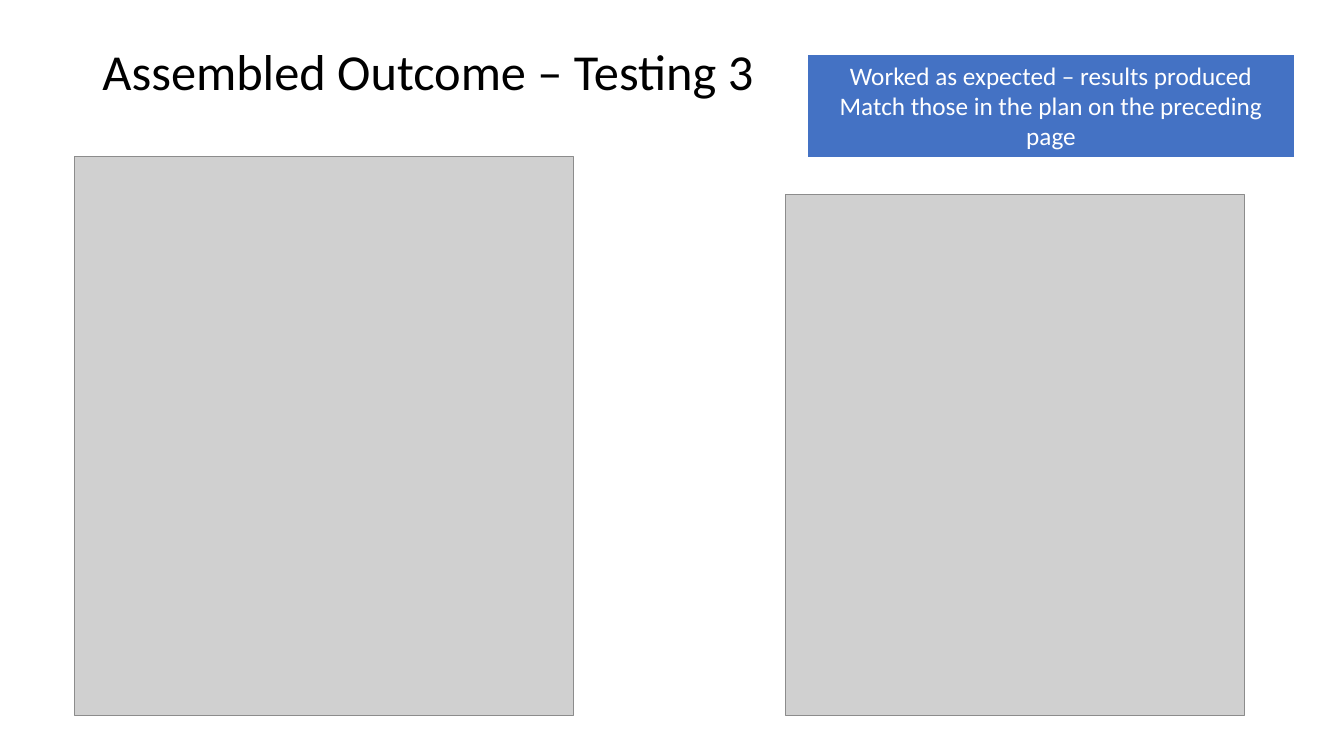
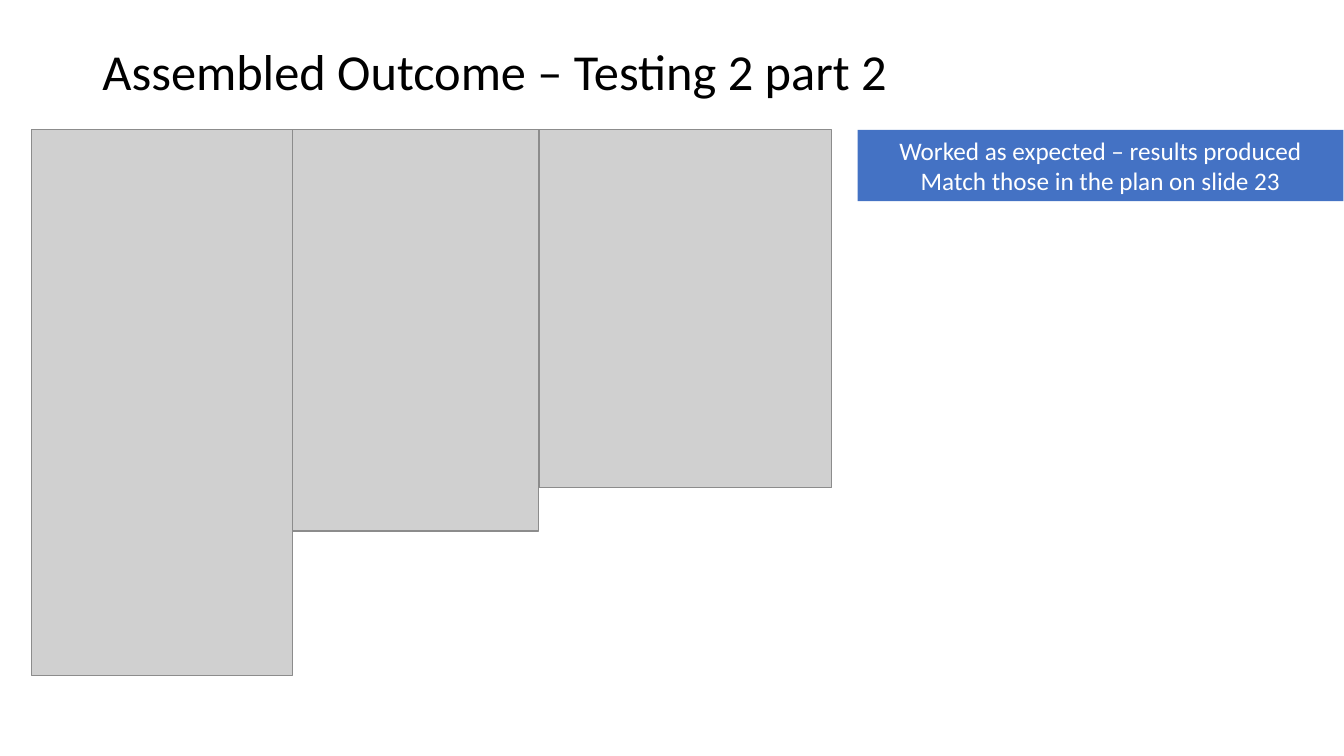
Before and after one commit to twschool/Assessment, a slide deck: slide 25 of Maori quiz documentation.pptx (slide 34 before the commit). Drawn at 1344x756 pixels with LibreOffice and Linux fonts; fonts in the diff are those of the drawing; grey boxes stand for pictures. Boxes give left, top, right and bottom in pixels: in the first picture for what was removed or moved away, otherwise in the second. Text is boxed around its words. In the diff, an @@ line names an element or a change of style, - is before the commit and + after.

```diff
--- a/Maori quiz documentation.pptx
+++ b/Maori quiz documentation.pptx
@@ title at bbox=[102, 55, 887, 99]: text changed @@
-Assembled Outcome – Testing 3
+Assembled Outcome – Testing 2 part 2
@@ picture added at bbox=[32, 130, 292, 677] @@
@@ picture added at bbox=[292, 130, 539, 531] @@
@@ picture added at bbox=[539, 130, 833, 488] @@
@@ rectangle "Worked as expected – results ...": place and size @@
-rectangle "Worked as expected – results ..." at bbox=[809, 55, 1295, 157]
+rectangle "Worked as expected – results ..." at bbox=[858, 130, 1344, 202]
@@ picture removed at bbox=[75, 157, 574, 716] @@
@@ text in rectangle at bbox=[921, 172, 1280, 194]: text changed @@
-Match those in the plan on the preceding page
+Match those in the plan on slide 23
@@ picture removed at bbox=[785, 195, 1244, 716] @@
```
Also in this commit, not shown: 5 other slides changed, 2 slides added, 11 slides removed, 1 other file.
